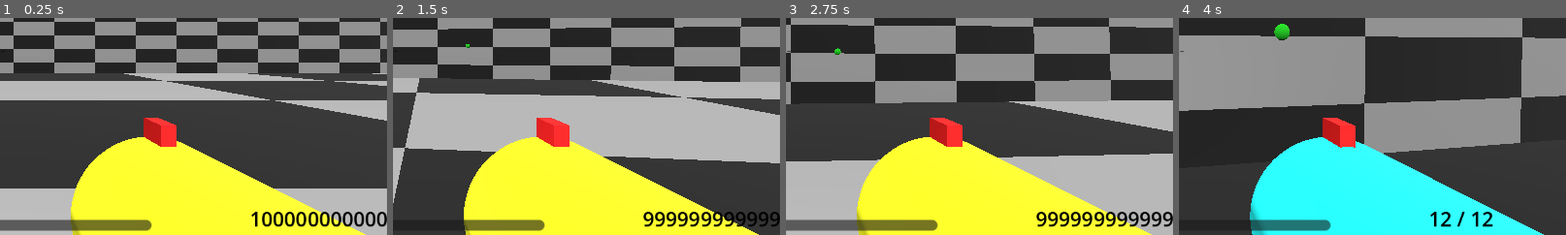
Above: before the commit, frames 1-4 (left to right).
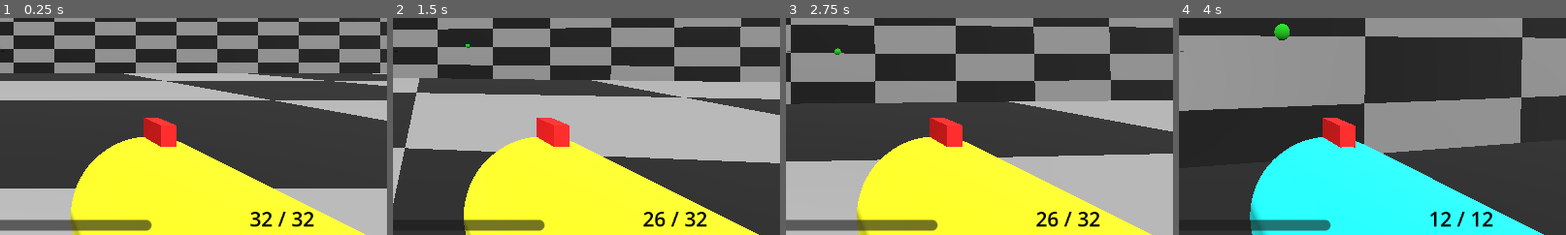
Above: after the commit, the same moments.

Repository: gabriel-guilherme/projeto-airsoft
Game: Godot game, scene res://3d/main.tscn
The game is run twice, just before and just after one commit, with the same random seed, the same clock (stepped at 60 frames per second) and the same inputs.
Inputs (mouse positions are % of the whole screen's width and height, from its top left):
- Up to frame 1 (0.25 s): no input
- Up to frame 2 (1.5 s): tap Enter (ui_accept) at 0.5, 0.77 s; move the mouse to (55, 50) at 0.52 s; press the mouse at (55, 50) at 0.53 s; hold W (move_forward) from 0.53 s (still down); move the mouse to (45, 50) at 1.27 s; release the mouse at (45, 50) at 1.28 s; right-click (45, 50) at 1.35 s
- Up to frame 3 (2.75 s): keep holding W (move_forward); tap Enter (ui_accept) at 1.52 s; move the mouse to (52, 48) at 2.02 s; hold 1 (weapon_1) from 2.03 s (still down)
- Up to frame 4 (4 s): keep holding W (move_forward); move the mouse to (49, 52) at 2.77 s; release 1 (weapon_1) at 2.78 s; tap 2 (weapon_2) at 2.85 s; tap Enter (ui_accept) at 3.02, 3.77 s; move the mouse to (57, 51) at 3.52 s; hold 3 (weapon_3) from 3.53 s (still down)
The pictures show only the part of the screen within x 50-100%, y 42-92%; the shares and areas given below are measured in that part.

The runs differ from the first frame. In frame 1, 1.5% of the frame differs, in the area x 64-100%, y 89-97%; in frame 2, 1.4%; in frame 3, 1.5%; in frame 4, nothing differs.

Commit message:
municao do rifle ajustado

Diff:
--- a/3d/weapons/Rifle/Rifle.tscn
+++ b/3d/weapons/Rifle/Rifle.tscn
@@ -23,7 +23,7 @@
 script = ExtResource("1_dhhve")
 fire_rate = 8.0
 energy = 3.0
-max_ammo = 100000000000000
+max_ammo = 32
 
 [node name="Inner" type="MeshInstance3D" parent="."]
 transform = Transform3D(1, 0, 0, 0, -2.20869e-09, -1, 0, 0.0505289, -4.37114e-08, 0, 0, 0)
